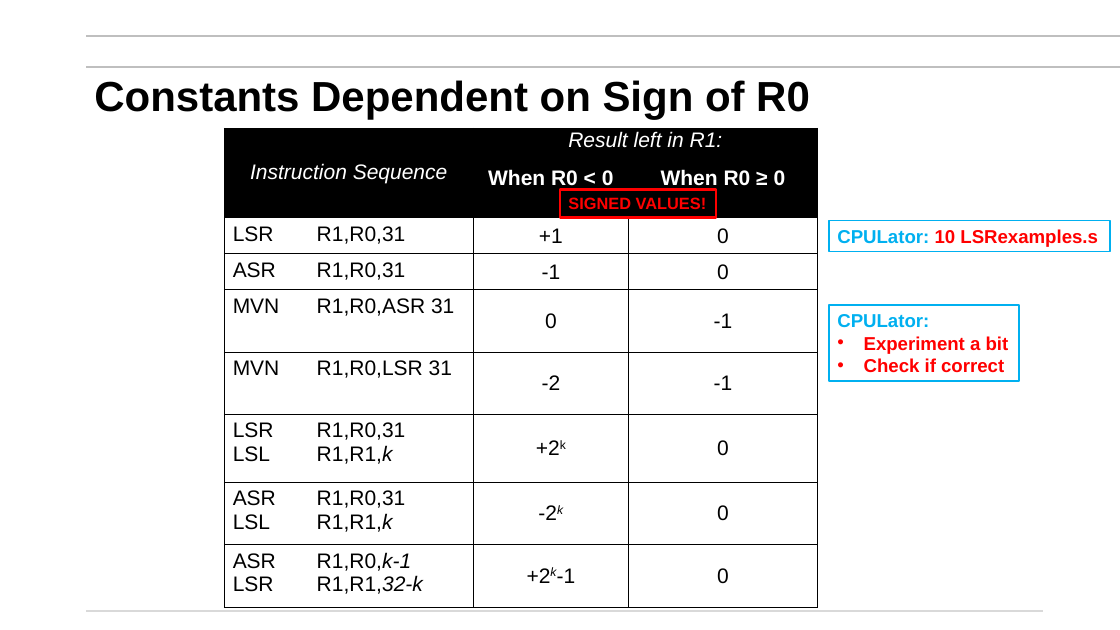
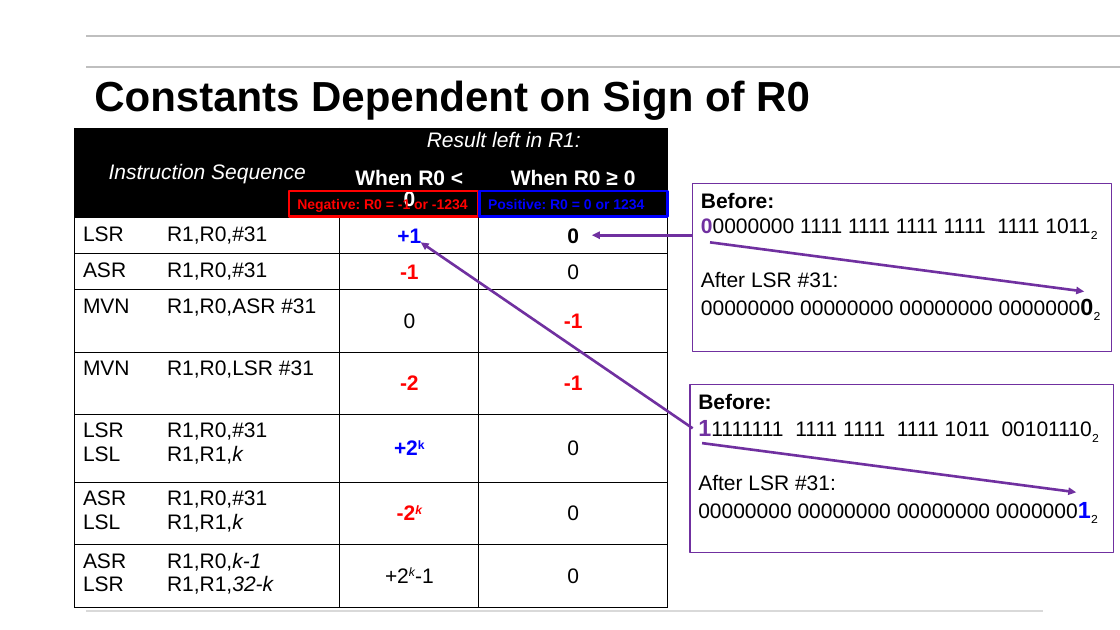
Before and after one commit to mikegrace2/CSEN20-Fall2026-Course-Website, a slide deck: slide 49 of Week06_ManipulatingBits/Ch07_ManipulatingBits_PlusExamples_V4.pptx (slide 15 before the commit). Drawn at 1120x630 pixels with LibreOffice and Linux fonts; fonts in the diff are those of the drawing; background and template pictures are left out. Boxes give left, top, right and bottom in pixels: in the first picture for what was removed or moved away, otherwise in the second. Text is boxed around its words. In the diff, an @@ line names an element or a change of style, - is before the commit and + after.

```diff
--- a/Week06_ManipulatingBits/Ch07_ManipulatingBits_PlusExamples_V4.pptx
+++ b/Week06_ManipulatingBits/Ch07_ManipulatingBits_PlusExamples_V4.pptx
@@ table at (x1=75, y1=129, x2=668, y2=607) @@
-row 3, column 1: LSR R1,R0,31
+row 3, column 1: LSR R1,R0,#31
-row 4, column 1: ASR R1,R0,31
+row 4, column 1: ASR R1,R0,#31
-row 5, column 1: MVN R1,R0,ASR 31
+row 5, column 1: MVN R1,R0,ASR #31
-row 6, column 1: MVN R1,R0,LSR 31
+row 6, column 1: MVN R1,R0,LSR #31
-row 7, column 1: LSR R1,R0,31 / LSL R1,R1,k
+row 7, column 1: LSR R1,R0,#31 / LSL R1,R1,k
-row 8, column 1: ASR R1,R0,31 / LSL R1,R1,k
+row 8, column 1: ASR R1,R0,#31 / LSL R1,R1,k
@@ text colour #000000 to #0000FF in "+1", "+2k" @@
@@ bold on in "+1", "0", "-1", "-1" and 4 more places @@
@@ text colour #000000 to #FF0000 in "-1", "-1", "-2", "-1" and 1 more places @@
@@ table moved from (x1=224, y1=129, x2=818, y2=607) to (x1=75, y1=129, x2=668, y2=607) @@
@@ rectangle added at (x1=289, y1=192, x2=478, y2=217), outline #FF0000 2.25 pt, 12 pt, text #FF0000, bold @@
+Negative: R0 = -1 or -1234
@@ rectangle added at (x1=480, y1=191, x2=668, y2=216), outline #0000FF 2.25 pt, 12 pt, text #0000FF, bold @@
+Positive: R0 = 0 or 1234
@@ rectangle removed at (x1=560, y1=190, x2=717, y2=218) @@
-SIGNED VALUES!
@@ rectangle added at (x1=693, y1=183, x2=1112, y2=351), outline #7030A0 1 pt, 18 pt, text #000000 @@
+Before:
+00000000 1111 1111 1111 1111 1111 10112
+After LSR #31:
+00000000 00000000 00000000 000000002
@@ arrow added from (693, 235) to (592, 235), #7030A0 2.25 pt @@
@@ rectangle removed at (x1=829, y1=221, x2=1110, y2=252) @@
-CPULator: 10 LSRexamples.s
@@ arrow added from (693, 429) to (421, 243), #7030A0 2.25 pt @@
@@ arrow added from (710, 243) to (1085, 292), #7030A0 2.25 pt @@
@@ rectangle removed at (x1=829, y1=305, x2=1020, y2=381) @@
-CPULator:
-• Experiment a bit
-• Check if correct
@@ rectangle added at (x1=690, y1=384, x2=1113, y2=552), outline #7030A0 1 pt, 18 pt, text #000000 @@
+Before:
+11111111 1111 1111 1111 1011 001011102
+After LSR #31:
+00000000 00000000 00000000 000000012
@@ arrow added from (702, 444) to (1076, 492), #7030A0 2.25 pt @@
```
Also in this commit, not shown: 13 other slides changed.
